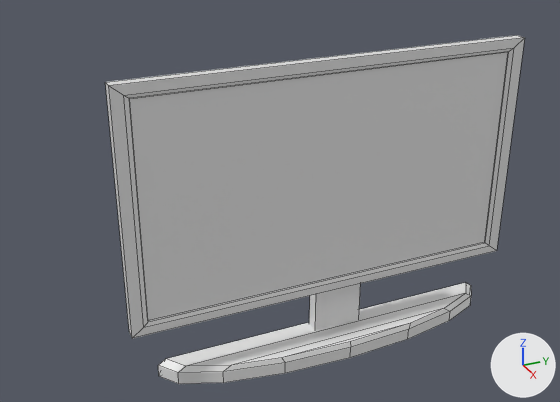
Renders of the FBX model My project/Assets/Objects/Sander/Scherm/Scherm.fbx from each side of a commit.
Before and after are seen from a 50 mm lens placed at (0.622, -0.328, 0.478), pointed at (-0.011, -0.043, 0.162). The axes (+X, +Y, +Z) are drawn at lower right. The lights are the same throughout. Mesh edges are drawn as thin lines.

Names of what the first picture shows: 'Monitor'.
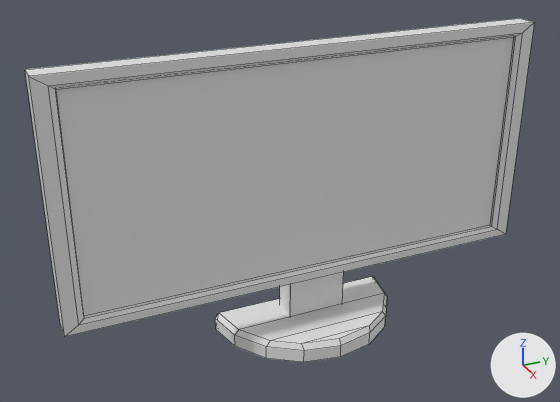
Pixel boxes (x1, y1, x2, y2) of what changed, in the pictures (560 x 402 px; the box of a moved part takes in the faces that stretch with it):
'Monitor', reshaped, rescaled (21% wider)
    before: (105, 35, 525, 384)
    after: (25, 18, 534, 362)
part 1 of me_cube_001, moved or reshaped
    before: (158, 283, 471, 384)
    after: (215, 276, 387, 362)
part 2 of me_cube_001, moved or reshaped
    before: (105, 35, 525, 339)
    after: (25, 18, 534, 337)
part 3 of me_cube_001, moved or reshaped
    before: (309, 284, 360, 331)
    after: (280, 272, 344, 316)

Edits to the bpy script that builds the scene:
```text
Change me_cube_001:
    where me_cube_001.from_pydata(...)  # 63 vertices, 53 faces; spans x 0.127..0.582, y 0.038..0.975, z -0.469..0.524
    used by ob_monitor; location = (0.0, 0.0, 0.0); rotation_euler = (1.571, 0.0, 0.0), in degrees (90, 0, 0); scale = (0.11, 0.32, 0.403)
    me_cube_001 part 1: the loose piece of 27 vertices spanning x 0.127..0.582, y 0.038..0.094, z -0.455..0.455 is scaled about its middle by (0.22, 0.358, 0.22), then moved by (-0.361, -0.056, 0.0)
    me_cube_001 part 2: the loose piece of 20 vertices spanning x 0.283..0.385, y 0.254..0.975, z -0.469..0.524 is scaled about its middle by (0.22, 0.337, 0.503), then moved by (-0.344, -0.421, -0.014)
    me_cube_001 part 3: the loose piece of 16 vertices spanning x 0.148..0.293, y 0.06..0.661, z -0.069..0.056 is scaled about its middle by (0.22, 0.337, 0.503), then moved by (-0.25, -0.244, 0.003)
Change ob_monitor:
    ob_monitor.scale: (0.11, 0.32, 0.403) -> (1.0, 1.0, 1.0)
```
